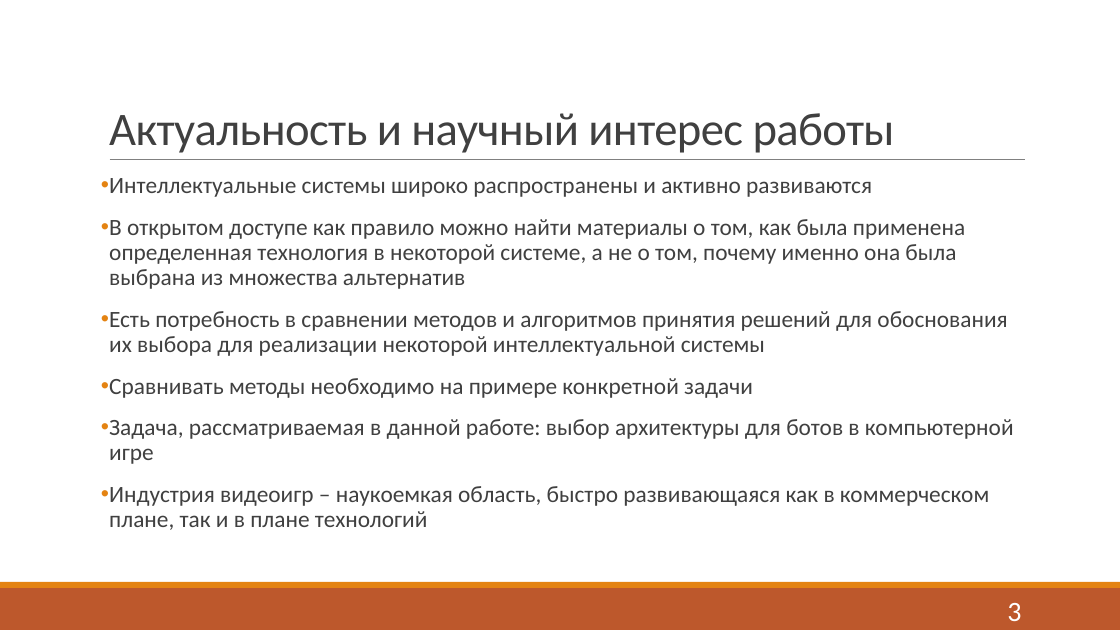
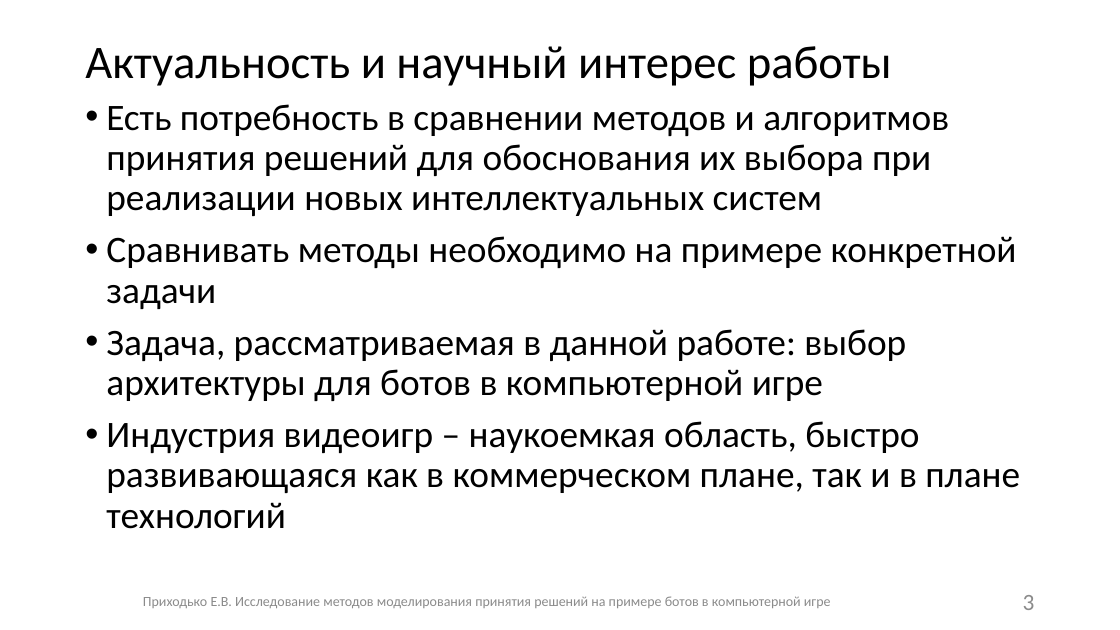
Before and after one commit to Fck-r-sns/Game_AI_thesis, a slide deck: slide 3 of Презентация.pptx. Drawn at 1120x630 pixels with LibreOffice and Linux fonts; fonts in the diff are those of the drawing. Boxes give left, top, right and bottom in pixels: in the first picture for what was removed or moved away, otherwise in the second. Text is boxed around its words. In the diff, an @@ line names an element or a change of style, - is before the commit and + after.

```diff
--- a/Презентация.pptx
+++ b/Презентация.pptx
@@ title "Актуальность и научный интерес работы": place and size @@
-title "Актуальность и научный интерес работы" at [109, 113, 895, 153]
+title "Актуальность и научный интерес работы" at [85, 46, 892, 86]
@@ title "Актуальность и научный интерес работы" at [85, 46, 892, 86]: text colour #404040 to #000000, letter spacing -0.5 to 0 pt; line spacing 0.85 to 0.9; vertical alignment bottom to middle @@
@@ text "Есть потребность в сравнении методов ...": place and size @@
-text "Есть потребность в сравнении методов ..." at [109, 178, 1014, 530]
+text "Есть потребность в сравнении методов ..." at [106, 104, 1020, 529]
@@ text at [106, 104, 949, 216]: text changed; size 20 to 32 pt; text colour #404040 to #000000 @@
-• Интеллектуальные системы широко распространены и активно развиваются
-• В открытом доступе как правило можно найти материалы о том, как была применена определенная технология в некоторой системе, а не о том, почему именно она была выбрана из множества альтернатив
-• Есть потребность в сравнении методов и алгоритмов принятия решений для обоснования их выбора для реализации некоторой интеллектуальной системы
+• Есть потребность в сравнении методов и алгоритмов принятия решений для обоснования их выбора при реализации новых интеллектуальных систем
@@ line removed from (110, 160) to (1026, 160) @@
@@ text at [106, 236, 1020, 529]: size 20 to 32 pt, text colour #404040 to #000000 in "Сравнивать методы необходимо на примере конкретной задачи", "Задача, рассматриваемая в данной работе: выбор архитектуры ...", "Индустрия видеоигр – наукоемкая область, быстро развивающаяс ..."; indent changed; less space between paragraphs @@
@@ rectangle removed at [0, 588, 1120, 630] @@
@@ rectangle removed at [0, 582, 1120, 588] @@
@@ text added at [143, 596, 831, 608], 12 pt, text #8C8C8C @@
+Приходько Е.В. Исследование методов моделирования принятия решений на примере ботов в компьютерной игре
@@ page number: place and size @@
-page number at [1007, 603, 1021, 621]
+page number at [1023, 595, 1035, 610]
@@ page number at [1023, 595, 1035, 610]: size 24 to 20 pt, text colour #FFFFFF to #8C8C8C @@
```
Also in this commit, not shown: 18 other slides changed, 8 slides added, 10 slides removed, 1 other file.
